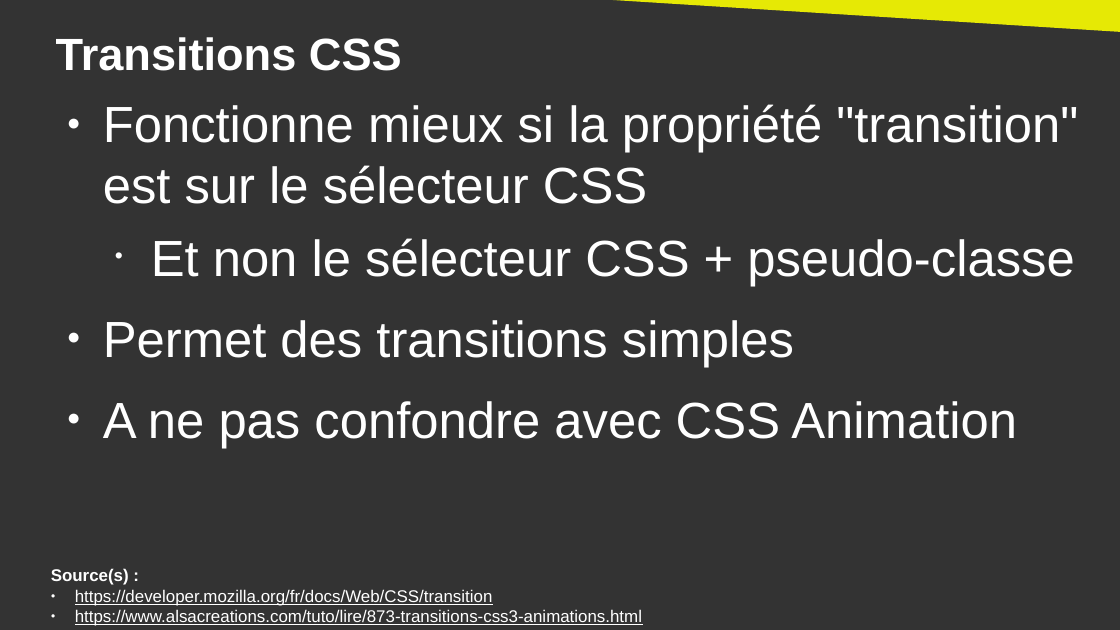
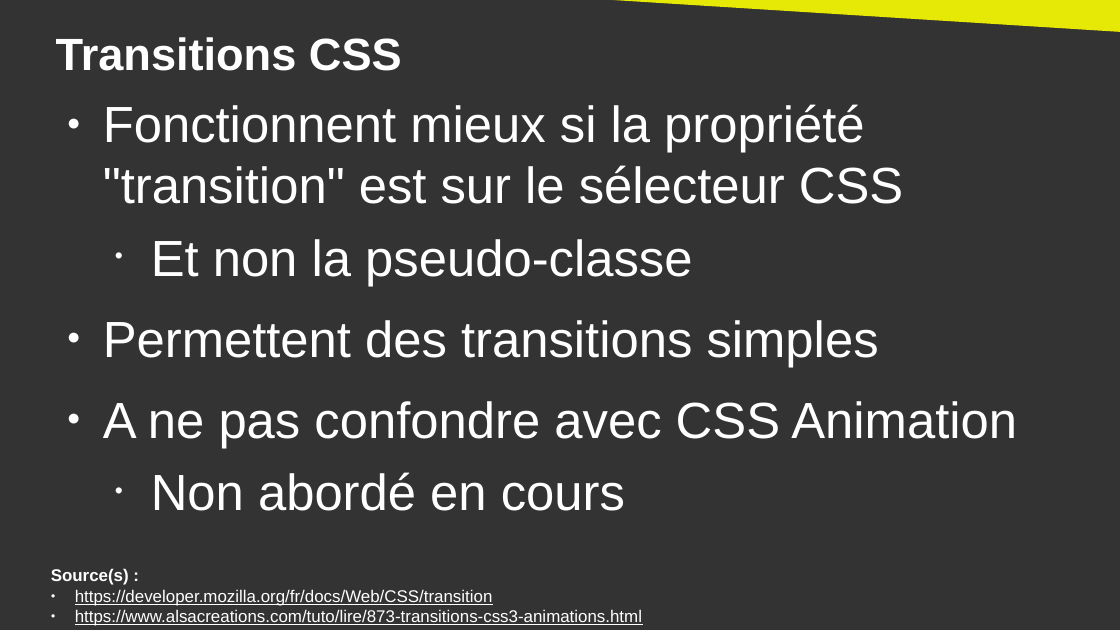
Before and after one commit to DanYellow/cours, a slide deck: slide 7 of integration-web-s2/travaux-pratiques/numero-2/presentation.odp. Drawn at 1120x630 pixels with LibreOffice and Linux fonts; fonts in the diff are those of the drawing. Boxes give left, top, right and bottom in pixels: in the first picture for what was removed or moved away, otherwise in the second. Text is boxed around its words. In the diff, an @@ line names an element or a change of style, - is before the commit and + after.

```diff
--- a/integration-web-s2/travaux-pratiques/numero-2/presentation.odp
+++ b/integration-web-s2/travaux-pratiques/numero-2/presentation.odp
@@ text at [103,104,903,367]: text changed @@
-● Fonctionne mieux si la propriété "transition" est sur le sélecteur CSS
-  • Et non le sélecteur CSS + pseudo-classe
-● Permet des transitions simples
+● Fonctionnent mieux si la propriété "transition" est sur le sélecteur CSS
+  • Et non la pseudo-classe
+● Permettent des transitions simples
@@ text at [151,472,625,511]: paragraph added @@
+  • Non abordé en cours
```
Also in this commit, not shown: 9 other slides changed, 1 other file.
